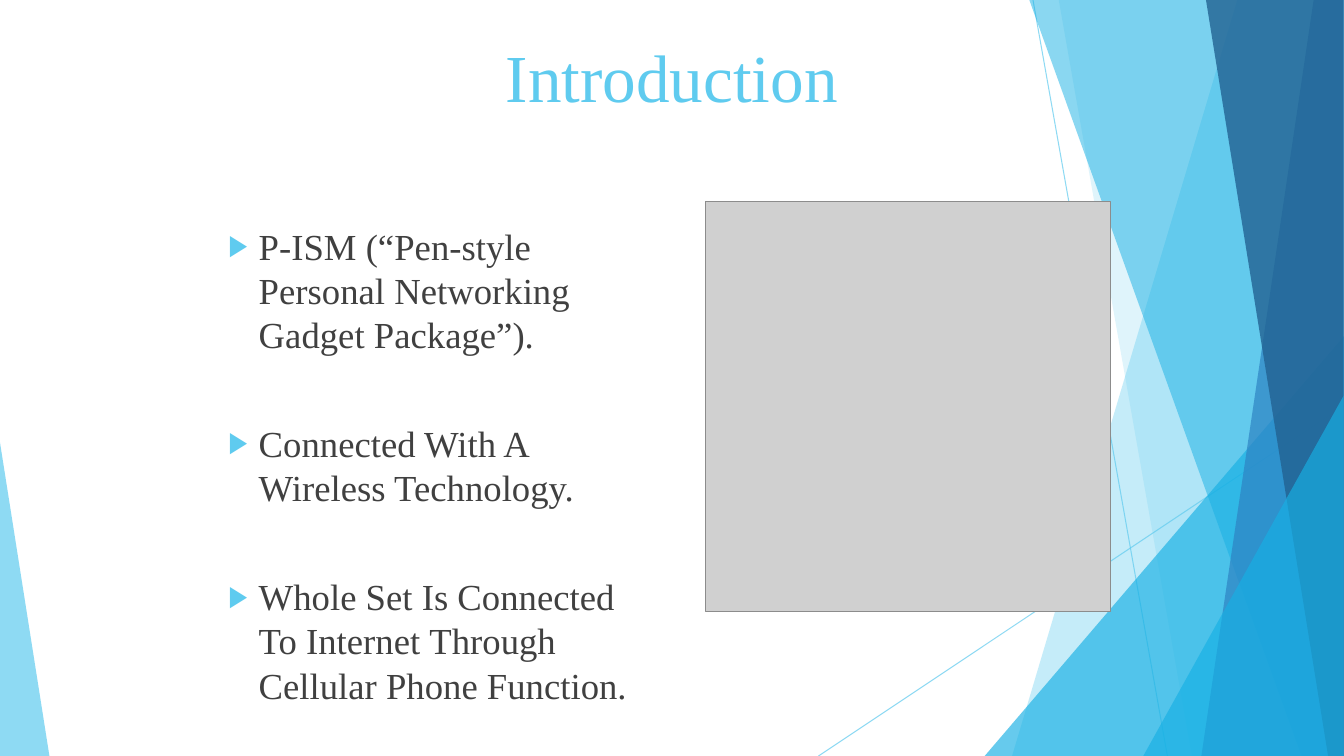
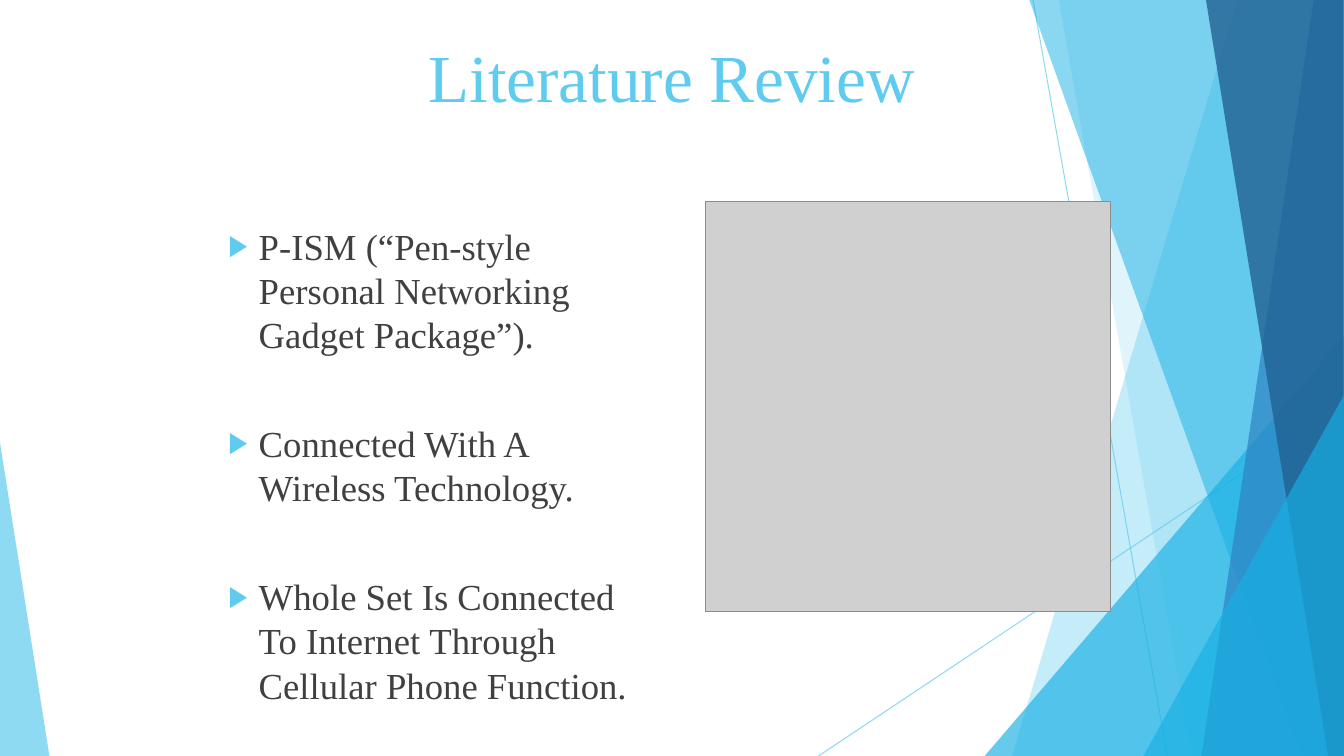
Before and after one commit to Vaibhav-Dharmik/project_reports_final_yr, a slide deck: slide 4 of final_submission_ppt.pptx. Drawn at 1344x756 pixels with LibreOffice and Linux fonts; fonts in the diff are those of the drawing; grey boxes stand for pictures. Boxes give left, top, right and bottom in pixels: in the first picture for what was removed or moved away, otherwise in the second. Text is boxed around its words. In the diff, an @@ line names an element or a change of style, - is before the commit and + after.

```diff
--- a/final_submission_ppt.pptx
+++ b/final_submission_ppt.pptx
@@ title at (429,57,915,103): text changed @@
-Introduction
+Literature Review
```
Also in this commit, not shown: 3 other slides changed.
